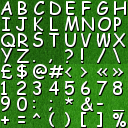
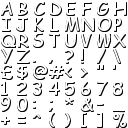
Layered file, before and after one edit (128x128). Changes by layer:
removed layer ">#1" over [113, 68, 123, 76]
removed layer "<#1" over [97, 68, 107, 76]
added layer "'" above "A" over [97, 64, 103, 69]
painted on "shadow1" over [97, 65, 123, 77]
painted on "shadow2" over [98, 65, 124, 77]
hid "Background" over [0, 0, 128, 128]
